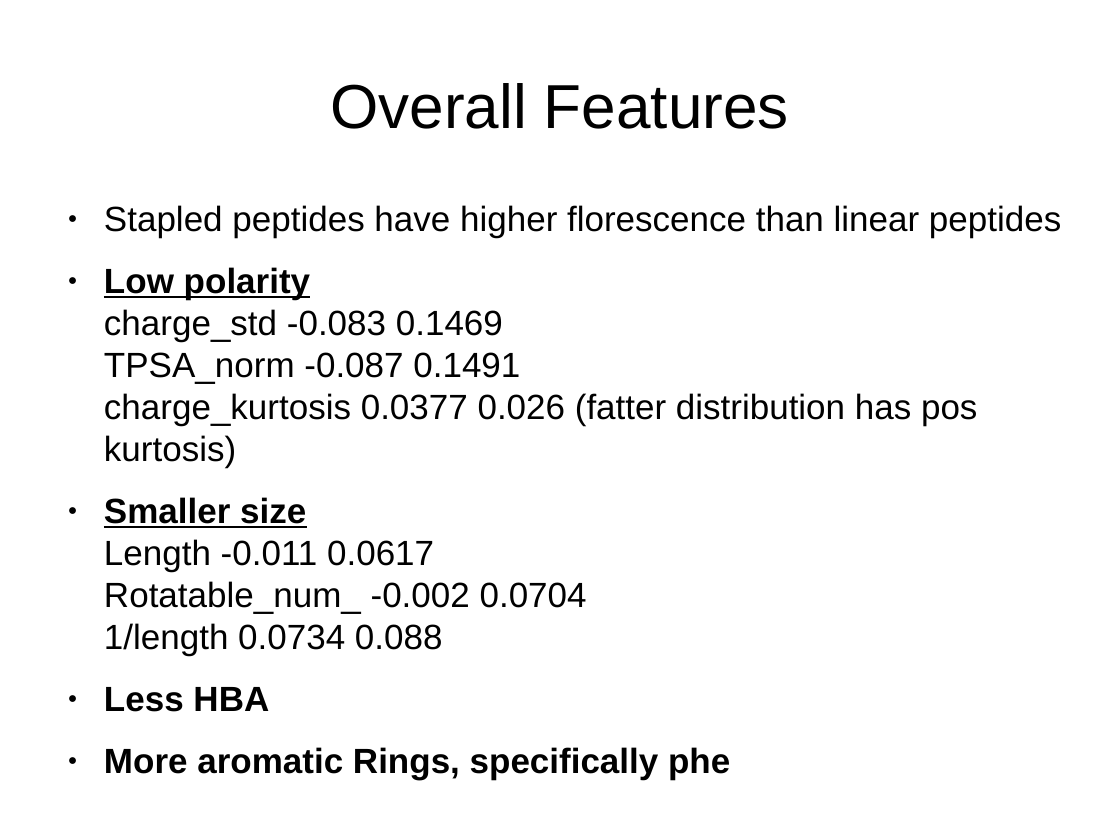
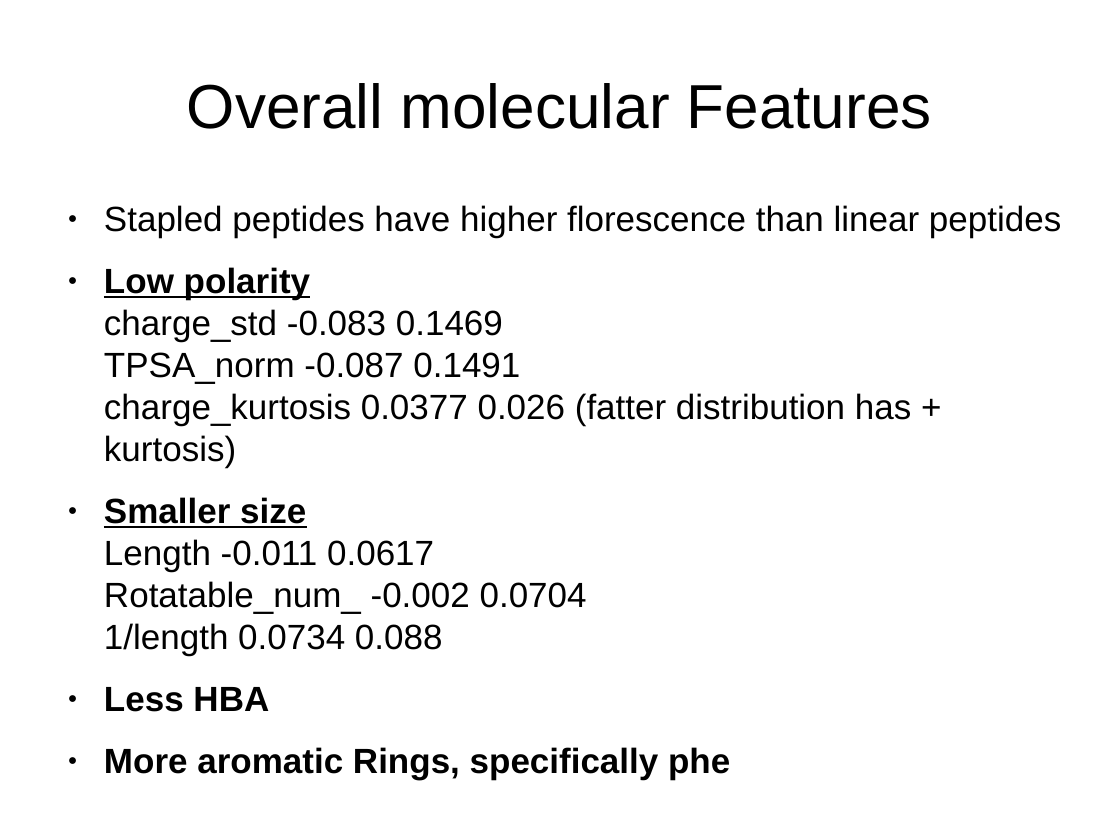
Before and after one commit to leexa90/Projects, a slide deck: slide 28 of toxicity/Final/Permability/all_seq/permaubility slides.odp (slide 22 before the commit). Drawn at 1120x840 pixels with LibreOffice and Linux fonts; fonts in the diff are those of the drawing. Boxes give left, top, right and bottom in pixels: in the first picture for what was removed or moved away, otherwise in the second. Text is boxed around its words. In the diff, an @@ line names an element or a change of style, - is before the commit and + after.

```diff
--- a/toxicity/Final/Permability/all_seq/permaubility slides.odp
+++ b/toxicity/Final/Permability/all_seq/permaubility slides.odp
@@ title at (x1=187, y1=83, x2=932, y2=129): text changed @@
-Overall Features
+Overall molecular Features
@@ text at (x1=104, y1=267, x2=911, y2=468): text changed @@
-● Low polarity
-  charge_std -0.083 0.1469
-  TPSA_norm -0.087 0.1491
-  charge_kurtosis 0.0377 0.026 (fatter distribution has pos kurtosis)
+● Low polarity
+  charge_std -0.083 0.1469
+  TPSA_norm -0.087 0.1491
+  charge_kurtosis 0.0377 0.026 (fatter distribution has + kurtosis)
```
Also in this commit, not shown: 3 other slides changed, 5 slides added, 11 other files.
